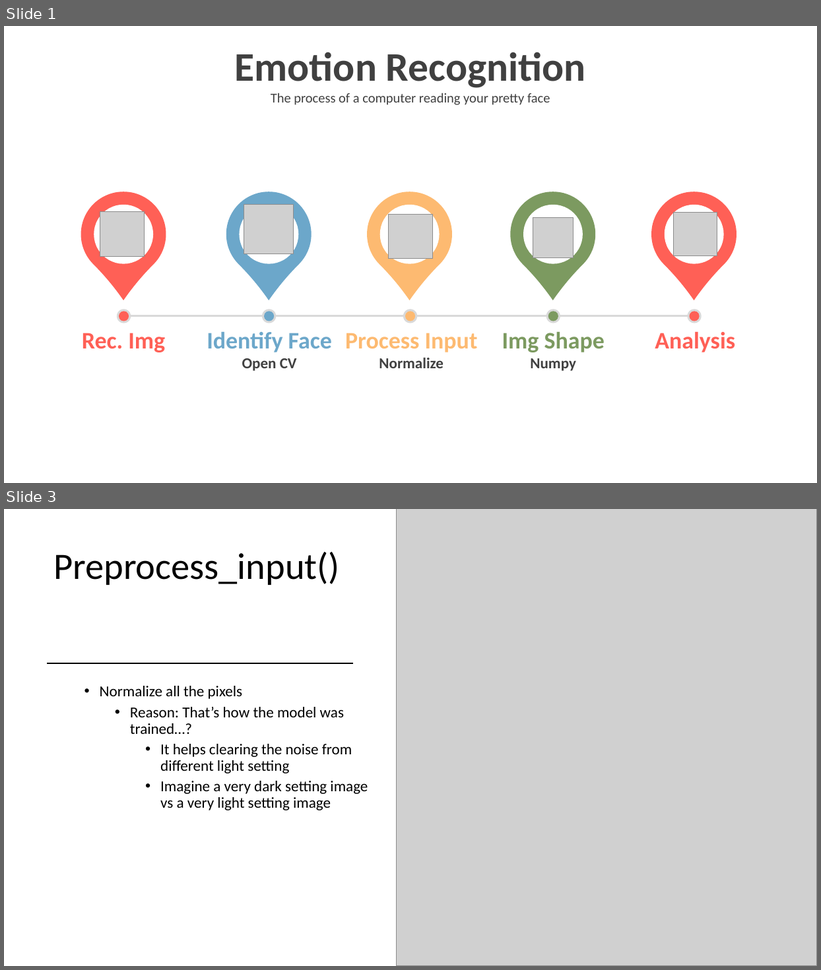
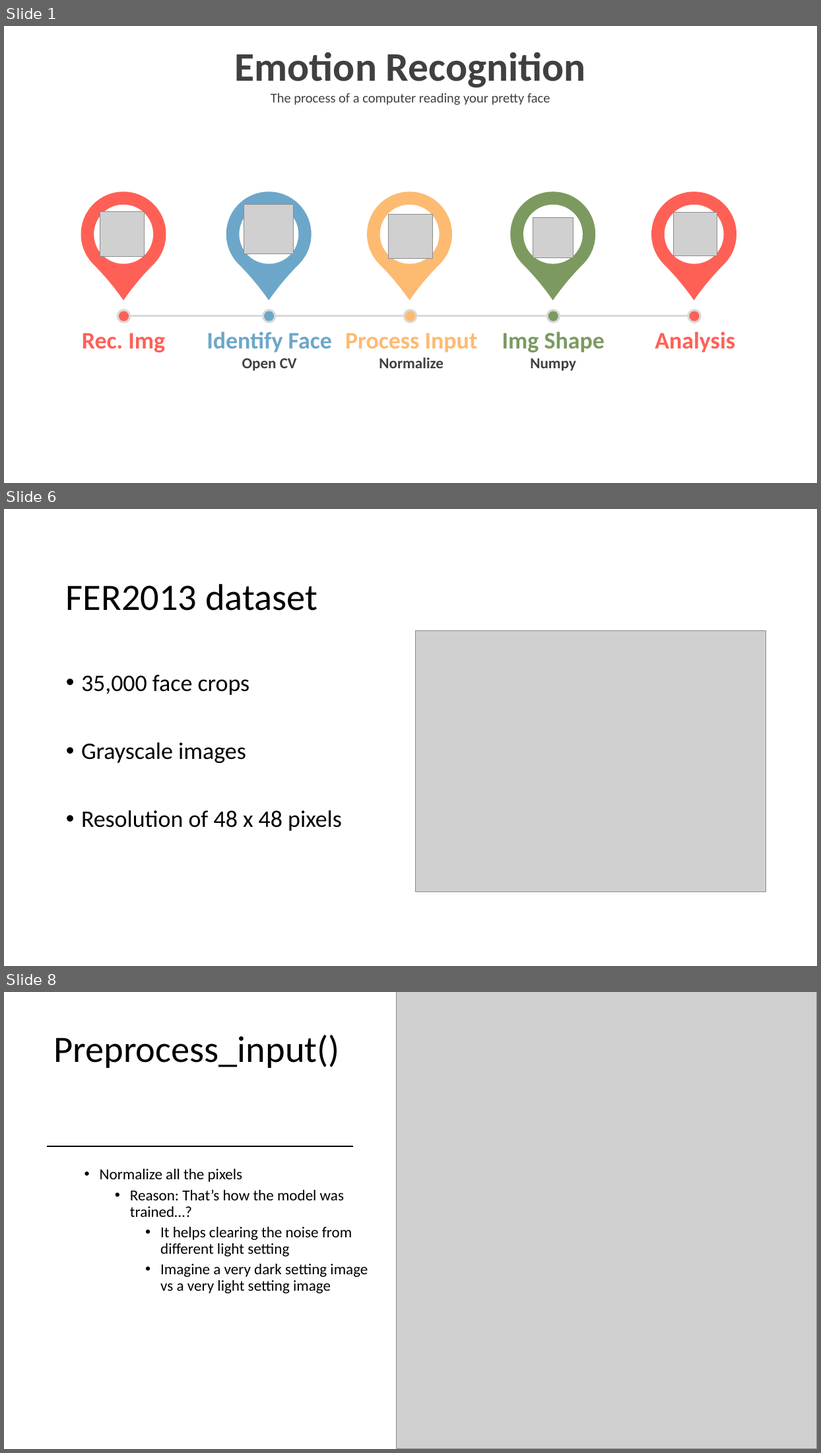
Before and after one commit to Donthave1/goodgamegang, a slide deck: GGG PPT.pptx. Shown one above the other, each under a label of ours: slides 1 and 3 before the commit, slides 1, 6 and 8 after it; the slides between them are not shown. The pictures are 821x970 and 821x1453 pixels, drawn with LibreOffice and Linux fonts; fonts in the diff are those of the drawing; grey boxes stand for pictures. Boxes give left, top, right and bottom in pixels: in the first picture for what was removed or moved away, otherwise in the second. Text is boxed around its words. In the diff, an @@ line names an element or a change of style, - is before the commit and + after.

```diff
--- a/GGG PPT.pptx
+++ b/GGG PPT.pptx
@@ slide 6 added at (x1=4, y1=509, x2=817, y2=966), background #FFFFFF @@
@@ title added at (x1=66, y1=584, x2=318, y2=611), 44 pt, text #000000 @@
+FER2013 dataset
@@ picture added at (x1=416, y1=631, x2=766, y2=892) @@
@@ text added at (x1=81, y1=675, x2=342, y2=831), 28 pt, text #000000 @@
+• 35,000 face crops
+• Grayscale images
+• Resolution of 48 x 48 pixels
@@ what was slide 3 is now slide 8 @@
```
Also in this commit, not shown: 5 other slides added, 1 slide removed.
